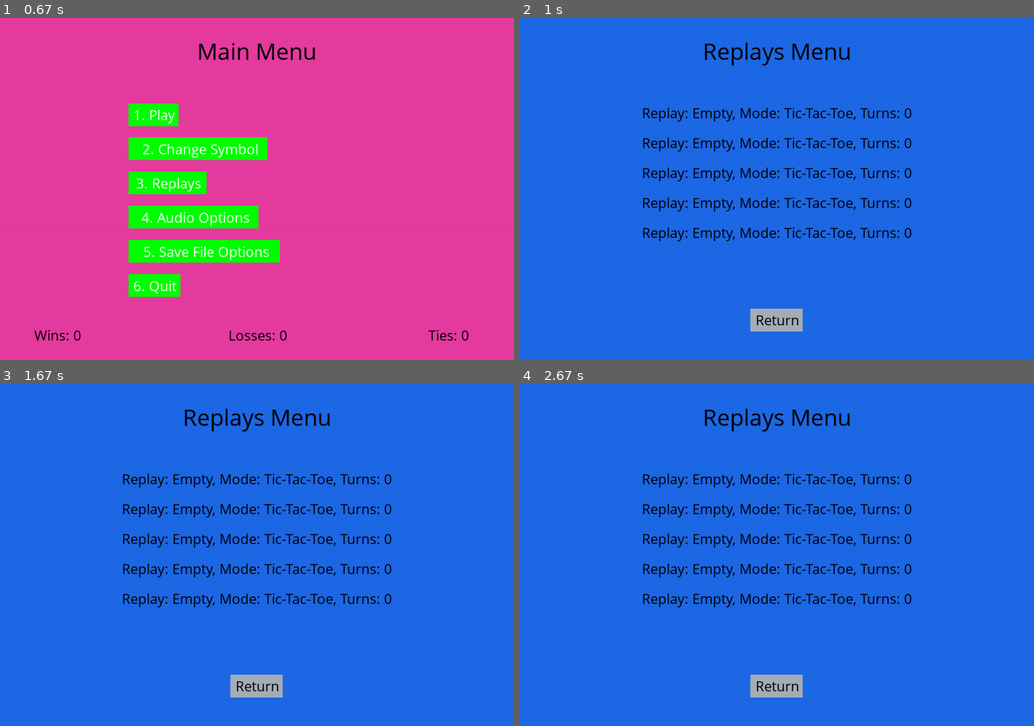
Above: before the commit, frames 1-4 (two rows, left to right).
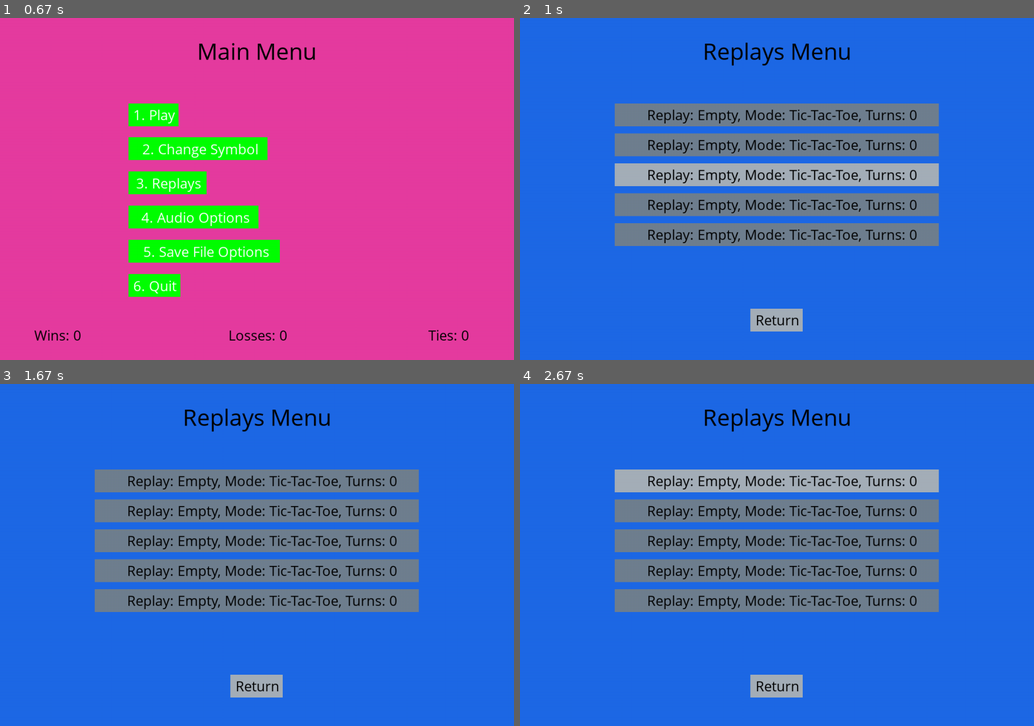
Above: after the commit, the same moments.

Repository: Benndot/Connect-X-Pygame
Game: pygame game, started from connectX.py
The game is run twice, just before and just after one commit, with the same random seed, the same clock (stepped at 60 frames per second) and the same inputs.
Inputs (mouse positions are in pixels of both pictures, inside the frame that each line leads up to):
- Up to frame 1 (0.67 s): click "Start" at 0.42 s
- Up to frame 2 (1 s): click "3. Replays" at 0.77 s
- Up to frame 3 (1.67 s): click (390, 609) at 1.1 s; click (421, 438) at 1.43 s
- Up to frame 4 (2.67 s): click (771, 602) at 1.77 s; click (699, 654) at 2.1 s; click (807, 486) at 2.43 s

Frame 1 is identical in both runs. In frame 2, 21% of the frame differs, in the area x 18-82%, y 25-67%; in frame 3, 21%; in frame 4, 21%.

Commit message:
Added buttons and sounds for replay menu

Diff:
--- a/connectX.py
+++ b/connectX.py
@@ -406,9 +406,19 @@
 
         height_multiplier = 1
         for replay in ReplayManager.replay_list:
-            create_onscreen_text(medium_font, black, replay.__str__(), game_screen.width / 2,
-                                 game_screen.height * 0.25 * height_multiplier, True)
+            replay_button = create_text_button(medium_font, black, replay.__str__(), game_screen.width / 2,
+                                               game_screen.height * 0.25 * height_multiplier, lightgray, slategray,
+                                               True, False)
             height_multiplier += 0.35
+
+            if replay_button:
+                if replay.name != "Empty":
+                    print("Nice!")
+                    button_click = mixer.Sound("audio/button_click.mp3")
+                    mixer.Sound.play(button_click)
+                else:
+                    denial_sound = mixer.Sound("audio/rejection.wav")
+                    mixer.Sound.play(denial_sound)
 
         return_button = create_text_button(medium_font, black, "Return", game_screen.width / 2,
                                            game_screen.height * 0.85, slategray, lightgray, True)
